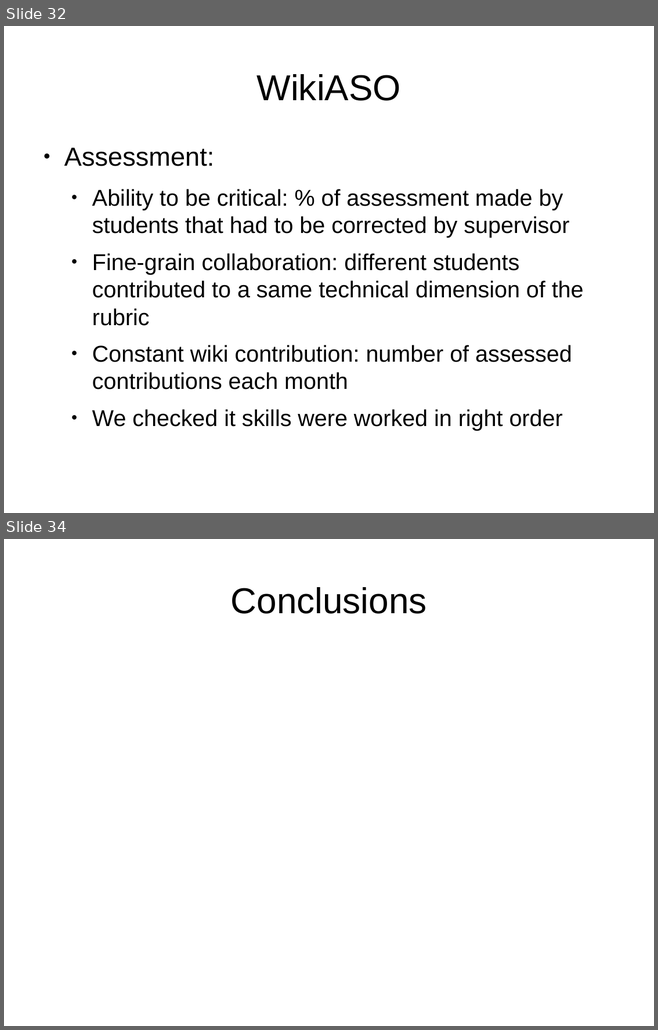
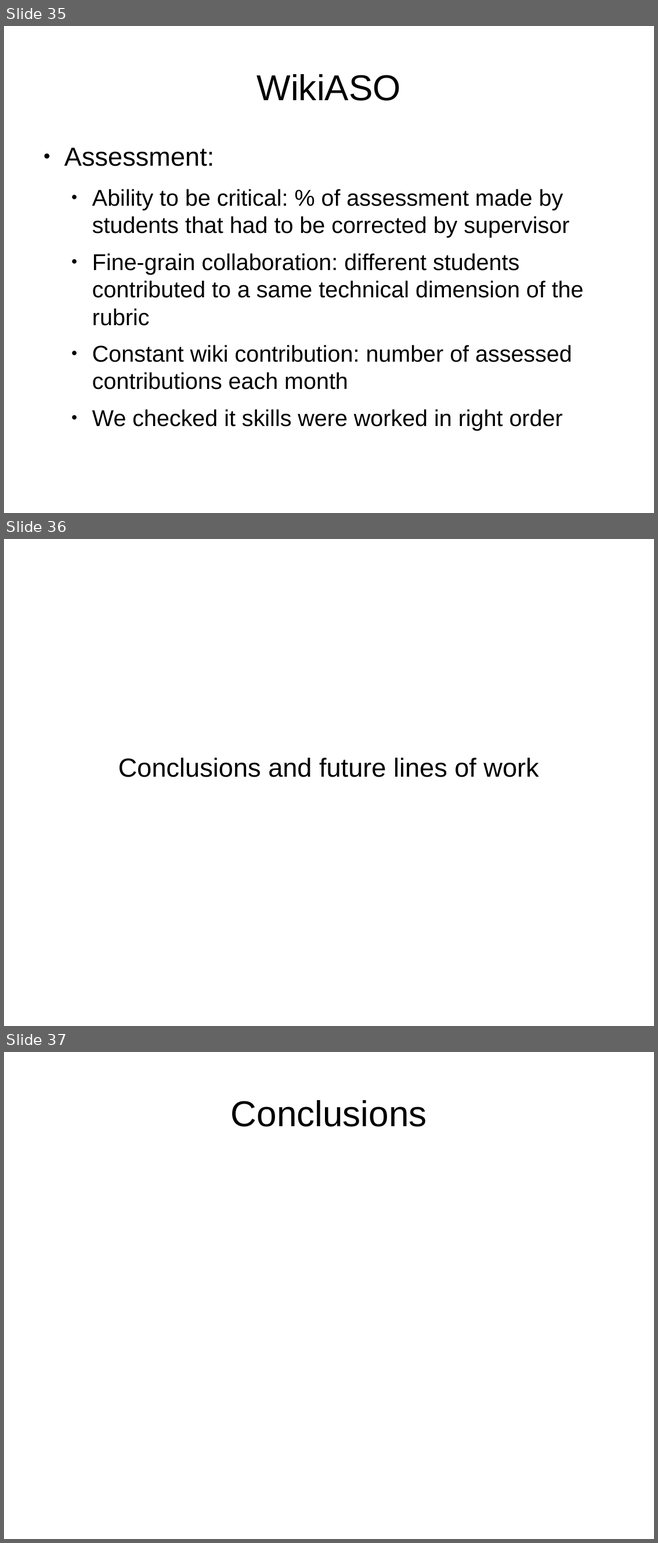
Before and after one commit to DrPantera/wikis4education, a slide deck: brunel-2014/wiki-assessment.odp. Shown one above the other, each under a label of ours: slides 32 and 34 before the commit, slides 35, 36 and 37 after it; the slides between them are not shown. The pictures are 658x1030 and 658x1543 pixels, drawn with LibreOffice and Linux fonts; fonts in the diff are those of the drawing. Boxes give left, top, right and bottom in pixels: in the first picture for what was removed or moved away, otherwise in the second. Text is boxed around its words. In the diff, an @@ line names an element or a change of style, - is before the commit and + after.

```diff
--- a/brunel-2014/wiki-assessment.odp
+++ b/brunel-2014/wiki-assessment.odp
@@ slide 36 added at bbox=[4, 539, 654, 1026], background #FFFFFF @@
@@ subtitle added at bbox=[118, 758, 538, 777], 32 pt, text #000000 @@
+Conclusions and future lines of work
@@ what was slide 32 is now slide 35 @@
@@ what was slide 34 is now slide 37 @@
```
Also in this commit, not shown: 7 slides changed, 3 other slides added.
